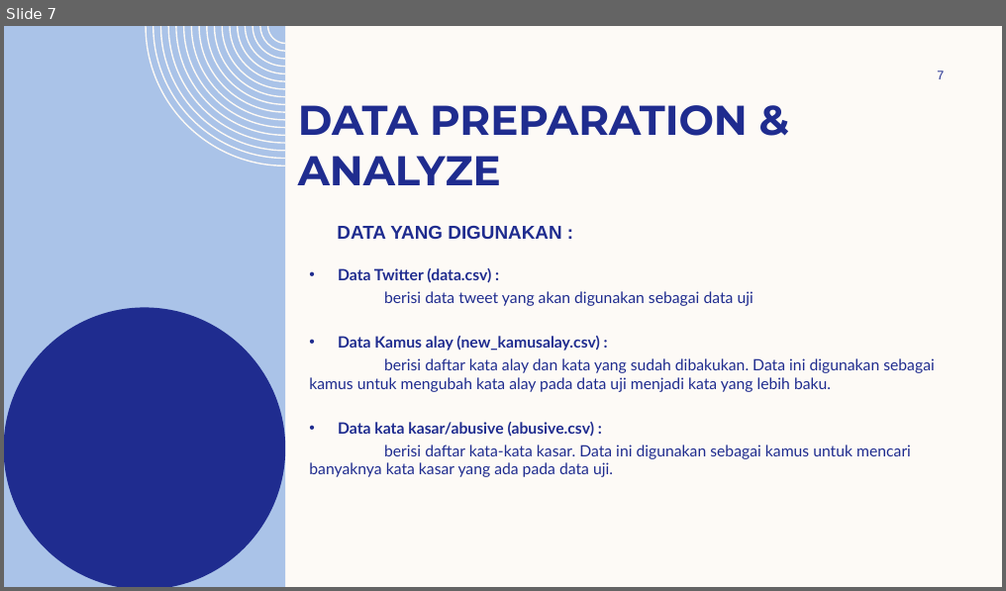
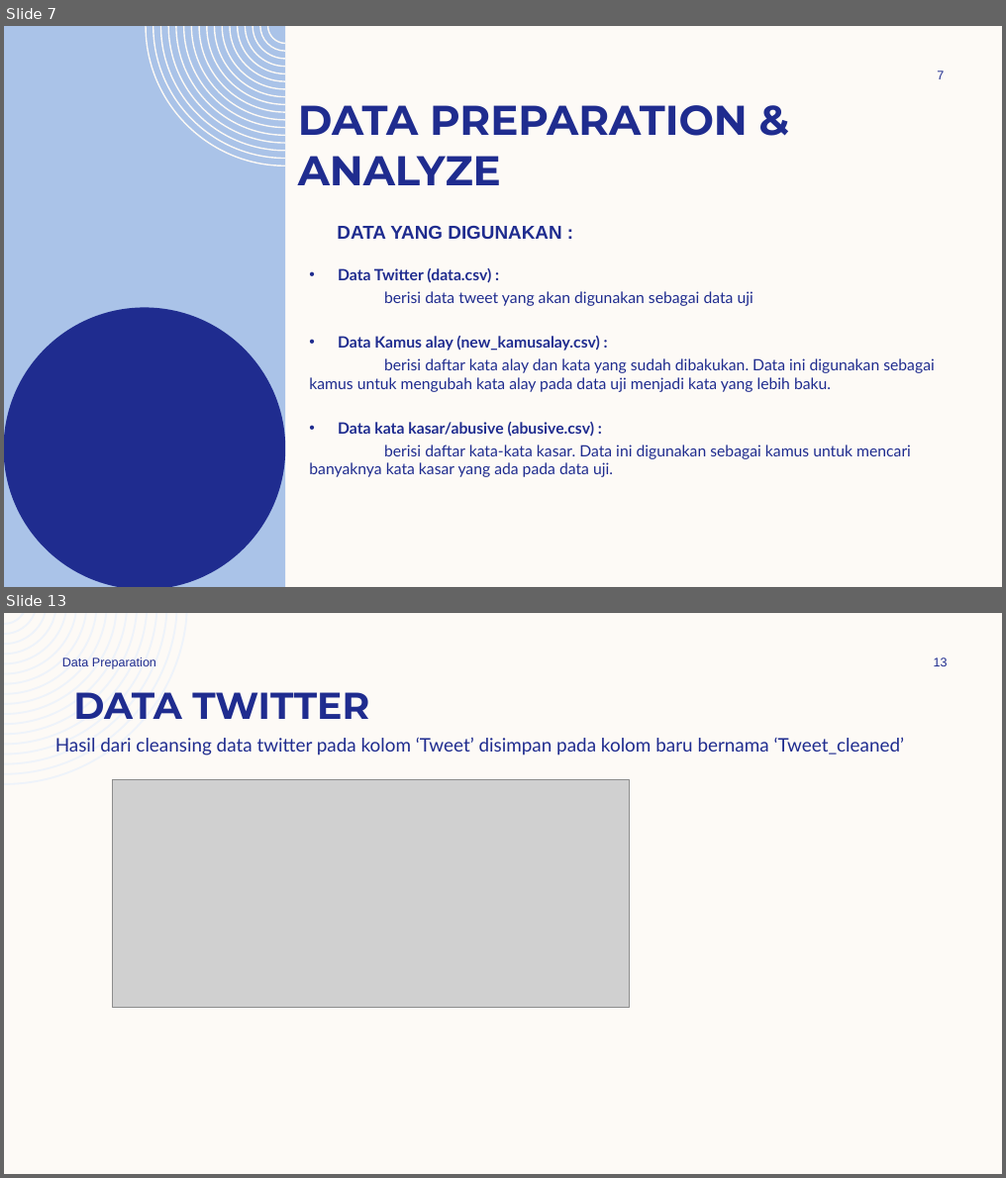
Before and after one commit to emaapriliana/gold-challenge, a slide deck: challenge binar.pptx. Shown one above the other, each under a label of ours: slide 7 before the commit, slides 7 and 13 after it; the slides between them are not shown. The pictures are 1006x591 and 1006x1178 pixels, drawn with LibreOffice and Linux fonts; fonts in the diff are those of the drawing; grey boxes stand for pictures; background and template pictures are left out. Boxes give left, top, right and bottom in pixels: in the first picture for what was removed or moved away, otherwise in the second. Text is boxed around its words. In the diff, an @@ line names an element or a change of style, - is before the commit and + after.

```diff
--- a/challenge binar.pptx
+++ b/challenge binar.pptx
@@ slide 13 added at [4, 613, 1002, 1174], background #FDFAF6 @@
@@ freeform shape added at [4, 613, 187, 785], fill #EEF3FA @@
@@ text added at [62, 658, 156, 669], 12 pt, text #1F2C8F @@
+Data Preparation
@@ page number added at [934, 658, 947, 666], 12 pt, text #1F2C8F @@
+13
@@ title added at [73, 692, 369, 719], 36 pt, text #1F2C8F, bold @@
+DATA TWITTER
@@ text added at [55, 737, 905, 756], 18 pt, text #1F2C8F @@
+Hasil dari cleansing data twitter pada kolom ‘Tweet’ disimpan pada kolom baru bernama ‘Tweet_cleaned’
@@ picture added at [113, 780, 629, 1007] @@
```
Also in this commit, not shown: 8 slides changed, 21 other slides added, 2 slides removed, 1 other file.
